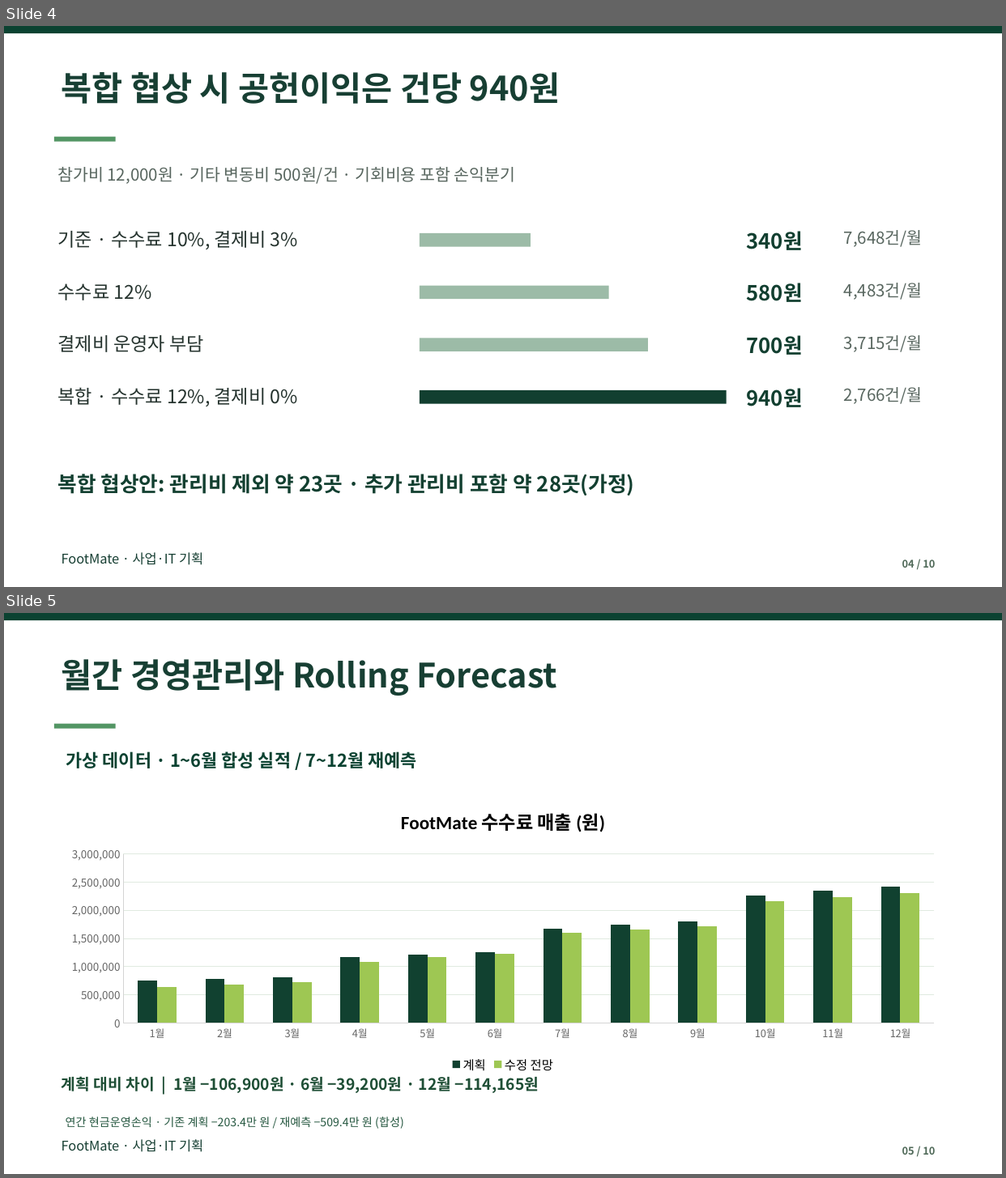
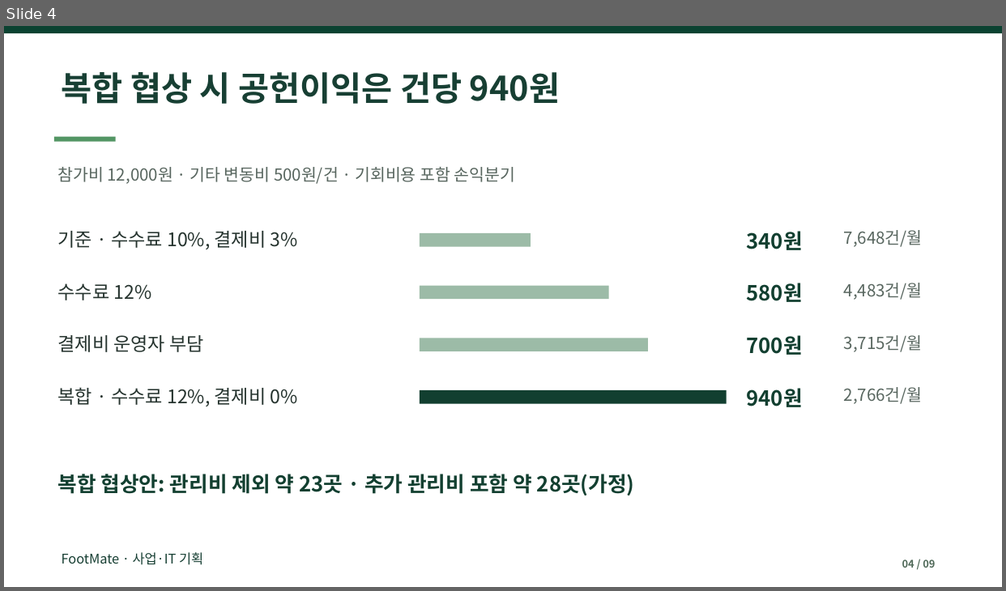
Before and after one commit to dohyunkimmm/footmate, a slide deck: src/case-study/downloads/footmate_report.pptx. Shown one above the other, each under a label of ours: slides 4 and 5 before the commit, slide 4 after it. The pictures are 1006x1178 and 1006x591 pixels, drawn with LibreOffice and Linux fonts; fonts in the diff are those of the drawing. Boxes give left, top, right and bottom in pixels: in the first picture for what was removed or moved away, otherwise in the second. Text is boxed around its words. In the diff, an @@ line names an element or a change of style, - is before the commit and + after.

```diff
--- a/src/case-study/downloads/footmate_report.pptx
+++ b/src/case-study/downloads/footmate_report.pptx
@@ slide 5 removed at <box>4,613,1002,1174</box>, background #FFFFFF @@
@@ rectangle removed at <box>4,613,1002,620</box> @@
@@ text removed at <box>62,659,557,696</box> @@
-월간 경영관리와 Rolling Forecast
@@ rectangle removed at <box>54,724,116,729</box> @@
@@ text removed at <box>66,752,416,769</box> @@
-가상 데이터 · 1~6월 합성 실적 / 7~12월 재예측
@@ column chart removed at <box>54,793,953,1077</box> @@
-title "FootMate 수수료 매출 (원) "
-categories: 1월, 2월, 3월, 4월, 5월, 6월, 7월, 8월, 9월, 10월, 11월, 12월
-계획: 750000, 780000, 810000, 1180000, 1220000, 1260000, 1680000, 1740000, 1800000, 2270000, 2340000, 2420000
-수정 전망: 640000, 690000, 730000, 1090000, 1170000, 1220000, 1600000, 1660000, 1710000, 2160000, 2230000, 2300000
@@ text removed at <box>62,1076,539,1093</box> @@
-계획 대비 차이 | 1월 −106,900원 · 6월 −39,200원 · 12월 −114,165원
@@ text removed at <box>66,1117,404,1129</box> @@
-연간 현금운영손익 · 기존 계획 −203.4만 원 / 재예측 −509.4만 원 (합성)
@@ text removed at <box>62,1139,203,1152</box> @@
-FootMate · 사업·IT 기획
@@ text removed at <box>902,1147,935,1155</box> @@
-05 / 10
@@ slide 4 changed as well @@
@@ text at <box>902,560,935,568</box>: text changed @@
-04 / 10
+04 / 09
```
Also in this commit, not shown: 8 other slides changed, 3 other files.
